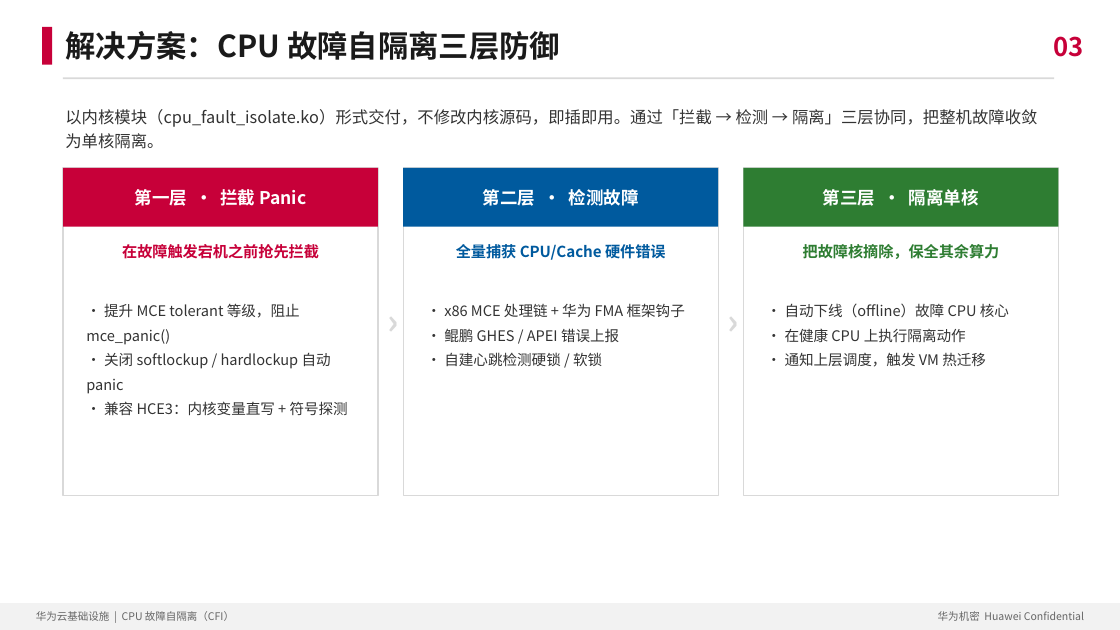
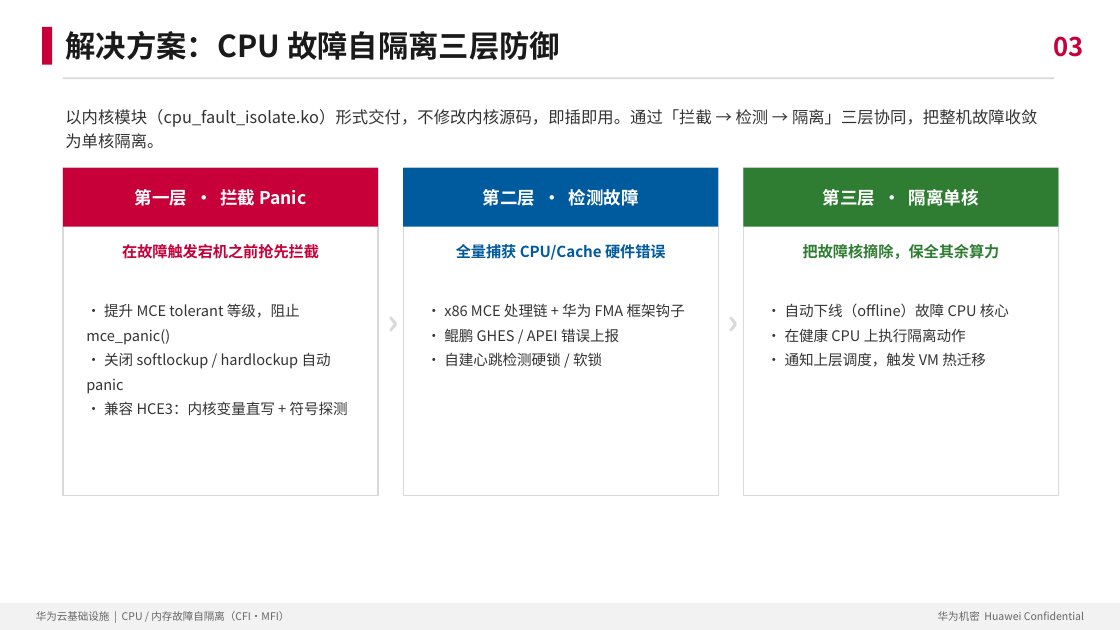
Before and after one commit to zengxi0302/cpu_core_isolate, a slide deck: slide 5 of docs/CFI_华为云_汇报材料.pptx. Drawn at 1120x630 pixels with LibreOffice and Linux fonts; fonts in the diff are those of the drawing. Boxes give left, top, right and bottom in pixels: in the first picture for what was removed or moved away, otherwise in the second. Text is boxed around its words. In the diff, an @@ line names an element or a change of style, - is before the commit and + after.

```diff
--- a/docs/CFI_华为云_汇报材料.pptx
+++ b/docs/CFI_华为云_汇报材料.pptx
@@ text at (36, 611, 289, 621): text changed @@
-华为云基础设施 | CPU 故障自隔离（CFI）
+华为云基础设施 | CPU / 内存故障自隔离（CFI·MFI）
```
Also in this commit, not shown: 18 other slides changed, 6 slides added, 3 other files.
